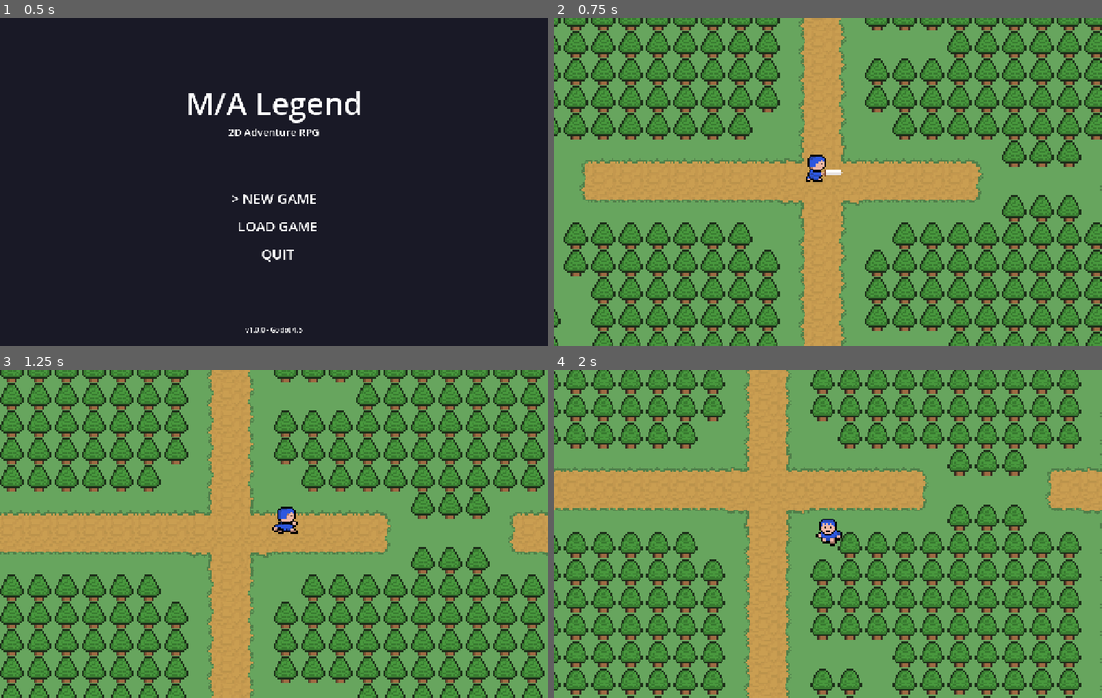
Above: before the commit, frames 1-4 (two rows, left to right).
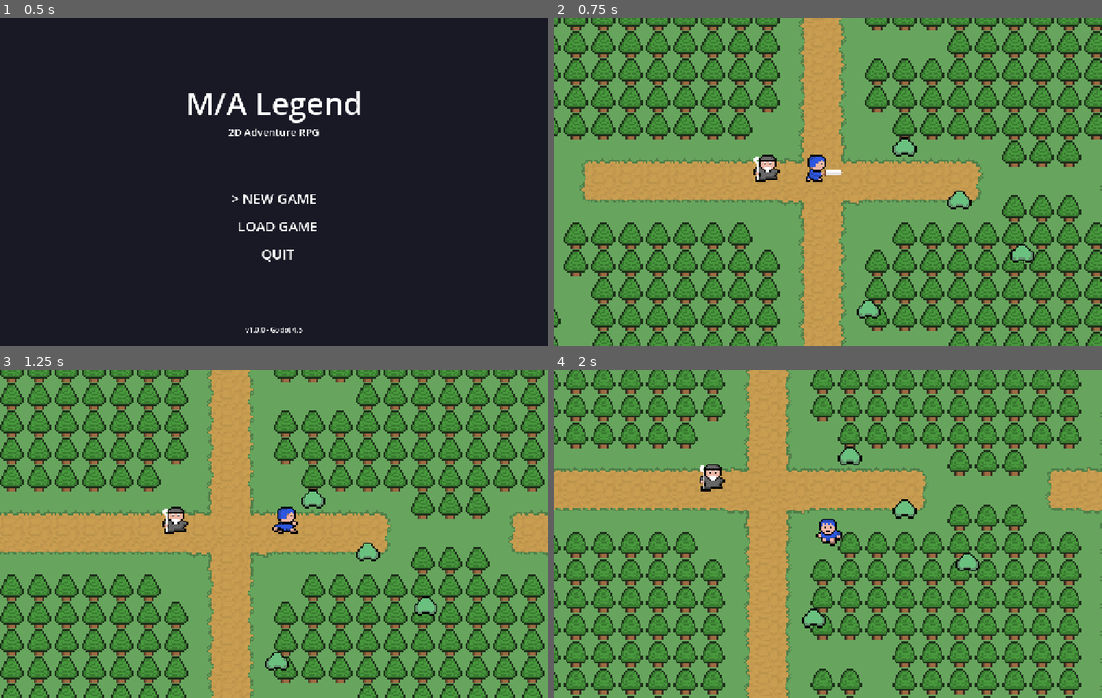
Above: after the commit, the same moments.

Repository: rickhw/java-2d-rpg-game
Game: Godot game, scene res://scenes/main.tscn
Same seed, same stepped clock (60 frames per second), same inputs: the game is played once before the commit and once after it. Sound files missing from this copy of the repository are replaced by a short silence.
Inputs:
- Up to frame 1 (0.5 s): no input
- Up to frame 2 (0.75 s): tap Enter (attack) at 0.5, 0.6 s; hold D (move_right) from 0.53 s (still down)
- Up to frame 3 (1.25 s): keep holding D (move_right)
- Up to frame 4 (2 s): release D (move_right) at 1.28 s; hold S (move_down) from 1.28 s (still down); tap Enter (attack) at 1.35 s

Frame 1 is identical in both runs. In frame 2, 1.0% of the frame differs, in the area x 36-88%, y 36-92%; in frame 3, 0.9%; in frame 4, 1.0%, in the area x 26-78%, y 23-79%.

Commit message:
Phase 4-6: 實體與戰鬥系統 [NEW] entity.gd 基礎屬性: life, maxLife, speed, attack, defense 基礎方法: take_damage(), knockback() Monster/NPC 使用相同結構 CharacterBody2D + AnimatedSprite2D 使用 NavigationAgent2D 取代手寫 A* 演算法

Diff:
--- /dev/null
+++ b/godot/scenes/entities/monsters/monster_greenslime.tscn
@@ -0,0 +1,30 @@
+[gd_scene load_steps=3 format=3 uid="uid://mon_greenslime"]
+
+[ext_resource type="Script" path="res://scripts/entities/monster_greenslime.gd" id="1_script"]
+
+[sub_resource type="RectangleShape2D" id="RectangleShape2D_1"]
+size = Vector2(40, 40)
+
+[node name="GreenSlime" type="CharacterBody2D"]
+collision_layer = 2
+collision_mask = 21
+script = ExtResource("1_script")
+entity_name = "Green Slime"
+max_life = 4
+attack_value = 1
+exp_reward = 2
+
+[node name="AnimatedSprite2D" type="AnimatedSprite2D" parent="."]
+scale = Vector2(4, 4)
+offset = Vector2(0, -8)
+
+[node name="CollisionShape2D" type="CollisionShape2D" parent="."]
+position = Vector2(0, 16)
+shape = SubResource("RectangleShape2D_1")
+
+[node name="HitBox" type="Area2D" parent="."]
+collision_layer = 2
+collision_mask = 1
+
+[node name="CollisionShape2D" type="CollisionShape2D" parent="HitBox"]
+shape = SubResource("RectangleShape2D_1")
--- /dev/null
+++ b/godot/scenes/entities/npcs/npc_oldman.tscn
@@ -0,0 +1,28 @@
+[gd_scene load_steps=3 format=3 uid="uid://npc_oldman"]
+
+[ext_resource type="Script" path="res://scripts/entities/npc_oldman.gd" id="1_script"]
+
+[sub_resource type="RectangleShape2D" id="RectangleShape2D_1"]
+size = Vector2(40, 40)
+
+[node name="NPCOldMan" type="CharacterBody2D"]
+collision_layer = 4
+collision_mask = 17
+script = ExtResource("1_script")
+entity_name = "Old Man"
+dialogue_lines = ["Hello, adventurer!", "Be careful in the dungeon.", "Good luck on your journey!"]
+
+[node name="AnimatedSprite2D" type="AnimatedSprite2D" parent="."]
+scale = Vector2(4, 4)
+offset = Vector2(0, -8)
+
+[node name="CollisionShape2D" type="CollisionShape2D" parent="."]
+position = Vector2(0, 16)
+shape = SubResource("RectangleShape2D_1")
+
+[node name="InteractionArea" type="Area2D" parent="."]
+collision_layer = 0
+collision_mask = 1
+
+[node name="CollisionShape2D" type="CollisionShape2D" parent="InteractionArea"]
+shape = SubResource("RectangleShape2D_1")
--- /dev/null
+++ b/godot/scripts/entities/entity.gd
@@ -0,0 +1,168 @@
+extends CharacterBody2D
+class_name Entity
+## Entity - 所有遊戲實體的基礎類別 (NPC, Monster, Object)
+
+# 實體類型
+enum EntityType { NPC, MONSTER, OBJECT, PROJECTILE }
+
+# 基礎屬性
+@export var entity_name: String = "Entity"
+@export var entity_type: EntityType = EntityType.NPC
+@export var max_life: int = 10
+@export var life: int = 10
+@export var speed: float = 64.0
+@export var attack_value: int = 1
+@export var defense_value: int = 0
+
+# 方向
+enum Direction { DOWN, UP, LEFT, RIGHT }
+var current_direction: Direction = Direction.DOWN
+
+# 狀態
+var is_alive: bool = true
+var is_invincible: bool = false
+var invincible_counter: float = 0.0
+const INVINCIBLE_DURATION: float = 1.0
+
+# 擊退
+var knockback_active: bool = false
+var knockback_direction: Vector2 = Vector2.ZERO
+var knockback_counter: float = 0.0
+const KNOCKBACK_DURATION: float = 0.2
+const KNOCKBACK_SPEED: float = 300.0
+
+# 動畫
+@onready var animated_sprite: AnimatedSprite2D = $AnimatedSprite2D if has_node("AnimatedSprite2D") else null
+
+# 訊號
+signal died
+signal took_damage(amount: int)
+
+
+func _ready() -> void:
+	life = max_life
+	_setup_entity()
+
+
+func _setup_entity() -> void:
+	"""子類別覆寫此方法進行初始化"""
+	pass
+
+
+func _physics_process(delta: float) -> void:
+	if not is_alive:
+		return
+
+	# 處理無敵時間
+	if is_invincible:
+		invincible_counter += delta
+		if invincible_counter >= INVINCIBLE_DURATION:
+			is_invincible = false
+			invincible_counter = 0.0
+			_set_sprite_visible(true)
+		else:
+			# 閃爍效果
+			_set_sprite_visible(int(invincible_counter * 10) % 2 == 0)
+
+	# 處理擊退
+	if knockback_active:
+		knockback_counter += delta
+		if knockback_counter >= KNOCKBACK_DURATION:
+			knockback_active = false
+			knockback_counter = 0.0
+			velocity = Vector2.ZERO
+		else:
+			velocity = knockback_direction * KNOCKBACK_SPEED
+			move_and_slide()
+			return
+
+	# 正常更新
+	_update_entity(delta)
+
+
+func _update_entity(_delta: float) -> void:
+	"""子類別覆寫此方法進行更新"""
+	pass
+
+
+func take_damage(amount: int, attacker: Node2D = null) -> void:
+	"""受到傷害"""
+	if is_invincible or not is_alive:
+		return
+
+	var actual_damage = max(1, amount - defense_value)
+	life -= actual_damage
+
+	took_damage.emit(actual_damage)
+	AudioManager.play_sfx("hit_monster")
+
+	# 擊退效果
+	if attacker:
+		apply_knockback(attacker.global_position)
+
+	# 無敵時間
+	is_invincible = true
+	invincible_counter = 0.0
+
+	# 檢查死亡
+	if life <= 0:
+		die()
+
+
+func apply_knockback(from_position: Vector2) -> void:
+	"""應用擊退效果"""
+	knockback_direction = (global_position - from_position).normalized()
+	knockback_active = true
+	knockback_counter = 0.0
+
+
+func die() -> void:
+	"""死亡處理"""
+	is_alive = false
+	died.emit()
+
+	# 播放死亡動畫 (如果有)
+	if animated_sprite and animated_sprite.sprite_frames.has_animation("die"):
+		animated_sprite.play("die")
+		await animated_sprite.animation_finished
+
+	queue_free()
+
+
+func heal(amount: int) -> void:
+	"""恢復生命"""
+	life = min(life + amount, max_life)
+
+
+func _set_sprite_visible(visible: bool) -> void:
+	"""設定精靈可見性"""
+	if animated_sprite:
+		animated_sprite.visible = visible
+
+
+func get_direction_name() -> String:
+	"""取得方向名稱"""
+	match current_direction:
+		Direction.DOWN: return "down"
+		Direction.UP: return "up"
+		Direction.LEFT: return "left"
+		Direction.RIGHT: return "right"
+	return "down"
+
+
+func face_direction(target_position: Vector2) -> void:
+	"""面向目標位置"""
+	var direction = target_position - global_position
+
+	if abs(direction.x) > abs(direction.y):
+		current_direction = Direction.RIGHT if direction.x > 0 else Direction.LEFT
+	else:
+		current_direction = Direction.DOWN if direction.y > 0 else Direction.UP
+
+
+func get_tile_position() -> Vector2i:
+	"""取得目前所在的 Tile 座標"""
+	return Vector2i(
+		int(global_position.x / GameManager.tile_size),
+		int(global_position.y / GameManager.tile_size)
+	)
--- /dev/null
+++ b/godot/scripts/entities/game_object.gd
@@ -0,0 +1,31 @@
+extends StaticBody2D
+class_name GameObject
+## GameObject - 靜態互動物件基礎類別 (Door, Chest 等)
+
+@export var object_name: String = "Object"
+@export var is_solid: bool = true
+@export var interact_sound: String = "door_open"
+
+var sprite: Sprite2D
+var interaction_area: Area2D
+
+
+func _ready() -> void:
+	add_to_group("objects")
+	_setup_object()
+
+
+func _setup_object() -> void:
+	"""子類別覆寫此方法"""
+	pass
+
+
+func interact(player: Node2D) -> void:
+	"""玩家互動"""
+	AudioManager.play_sfx(interact_sound)
+	_on_interact(player)
+
+
+func _on_interact(_player: Node2D) -> void:
+	"""子類別覆寫此方法處理互動邏輯"""
+	pass
--- /dev/null
+++ b/godot/scripts/entities/game_pickup.gd
@@ -0,0 +1,43 @@
+extends Area2D
+class_name GamePickup
+## GamePickup - 可撿取物件基礎類別 (Key, Potion, Heart, Coin 等)
+
+@export var item_name: String = "Item"
+@export var description: String = ""
+@export var stackable: bool = false
+@export var max_stack: int = 1
+@export var use_sound: String = "power_up"
+
+var sprite: Sprite2D
+
+
+func _ready() -> void:
+	add_to_group("pickups")
+	collision_layer = 8  # Objects layer
+	collision_mask = 1   # Player layer
+
+	body_entered.connect(_on_body_entered)
+	_setup_pickup()
+
+
+func _setup_pickup() -> void:
+	"""子類別覆寫此方法"""
+	pass
+
+
+func _on_body_entered(body: Node2D) -> void:
+	"""玩家接觸時觸發"""
+	if body.is_in_group("player"):
+		pick_up(body)
+
+
+func pick_up(player: Node2D) -> void:
+	"""被撿起"""
+	AudioManager.play_sfx(use_sound)
+	_on_picked_up(player)
+	queue_free()
+
+
+func _on_picked_up(_player: Node2D) -> void:
+	"""子類別覆寫此方法處理撿起邏輯"""
+	pass
--- /dev/null
+++ b/godot/scripts/entities/monster.gd
@@ -0,0 +1,136 @@
+extends Entity
+class_name Monster
+## Monster - 怪物基礎類別
+
+# 怪物特有屬性
+@export var exp_reward: int = 2
+@export var aggro_range: int = 5  # 追蹤範圍 (tiles)
+@export var attack_range: int = 1  # 攻擊範圍 (tiles)
+@export var can_shoot: bool = false
+
+# AI 狀態
+enum AIState { IDLE, PATROL, CHASE, ATTACK, RETREAT }
+var ai_state: AIState = AIState.IDLE
+
+# 計時器
+var action_timer: float = 0.0
+var action_interval: float = 2.0
+
+# 目標
+var target: Node2D = null
+
+
+func _setup_entity() -> void:
+	entity_type = EntityType.MONSTER
+	add_to_group("monsters")
+
+
+func _update_entity(delta: float) -> void:
+	# 尋找玩家
+	if not target:
+		target = get_tree().get_first_node_in_group("player")
+
+	# 更新 AI
+	action_timer += delta
+	if action_timer >= action_interval:
+		action_timer = 0.0
+		_update_ai()
+
+	# 執行當前行為
+	match ai_state:
+		AIState.IDLE:
+			_do_idle()
+		AIState.PATROL:
+			_do_patrol()
+		AIState.CHASE:
+			_do_chase()
+		AIState.ATTACK:
+			_do_attack()
+
+	move_and_slide()
+	_update_animation()
+
+
+func _update_ai() -> void:
+	"""更新 AI 決策"""
+	if not target or not is_instance_valid(target):
+		ai_state = AIState.PATROL
+		return
+
+	var distance = get_tile_distance_to(target)
+
+	if distance <= attack_range:
+		ai_state = AIState.ATTACK
+	elif distance <= aggro_range:
+		ai_state = AIState.CHASE
+	else:
+		ai_state = AIState.PATROL
+
+
+func _do_idle() -> void:
+	velocity = Vector2.ZERO
+
+
+func _do_patrol() -> void:
+	"""隨機巡邏"""
+	if randi() % 4 == 0:
+		var directions = [Vector2.UP, Vector2.DOWN, Vector2.LEFT, Vector2.RIGHT]
+		var dir = directions[randi() % 4]
+		velocity = dir * speed
+		_set_direction_from_velocity()
+	else:
+		velocity = Vector2.ZERO
+
+
+func _do_chase() -> void:
+	"""追蹤玩家"""
+	if not target:
+		return
+
+	var direction = (target.global_position - global_position).normalized()
+	velocity = direction * speed
+	_set_direction_from_velocity()
+
+
+func _do_attack() -> void:
+	"""攻擊玩家"""
+	velocity = Vector2.ZERO
+
+	if target and target.has_method("take_damage"):
+		face_direction(target.global_position)
+		# 傷害會在碰撞時由 Player 處理
+
+
+func _set_direction_from_velocity() -> void:
+	"""根據速度設定方向"""
+	if abs(velocity.x) > abs(velocity.y):
+		current_direction = Direction.RIGHT if velocity.x > 0 else Direction.LEFT
+	elif velocity.y != 0:
+		current_direction = Direction.DOWN if velocity.y > 0 else Direction.UP
+
+
+func _update_animation() -> void:
+	"""更新怪物動畫"""
+	if not animated_sprite:
+		return
+
+	var anim_name = "walk_" + get_direction_name()
+	if animated_sprite.sprite_frames.has_animation(anim_name):
+		if animated_sprite.animation != anim_name:
+			animated_sprite.play(anim_name)
+
+
+func get_tile_distance_to(other: Node2D) -> int:
+	"""計算到目標的 tile 距離"""
+	var my_tile = get_tile_position()
+	var other_tile = Vector2i(
+		int(other.global_position.x / GameManager.tile_size),
+		int(other.global_position.y / GameManager.tile_size)
+	)
+	return abs(my_tile.x - other_tile.x) + abs(my_tile.y - other_tile.y)
+
+
+func die() -> void:
+	"""怪物死亡 - 可能掉落物品"""
+	# TODO: 掉落物品
+	super.die()
--- /dev/null
+++ b/godot/scripts/entities/monster_greenslime.gd
@@ -0,0 +1,42 @@
+extends Monster
+class_name MonsterGreenSlime
+## Green Slime - 綠色史萊姆
+
+func _setup_entity() -> void:
+	super._setup_entity()
+	entity_name = "Green Slime"
+	max_life = 4
+	life = max_life
+	speed = 48.0
+	attack_value = 1
+	exp_reward = 2
+	aggro_range = 4
+	action_interval = 1.5
+	_setup_animations()
+
+
+func _setup_animations() -> void:
+	"""設定史萊姆動畫 (只有一個方向)"""
+	var sprite_frames = SpriteFrames.new()
+
+	# 史萊姆只有一個方向的動畫，所有方向都使用相同的
+	var paths = [
+		"res://resources/monsters/greenslime/walking/greenslime_down_1.png",
+		"res://resources/monsters/greenslime/walking/greenslime_down_2.png"
+	]
+
+	for dir in ["down", "up", "left", "right"]:
+		var anim_name = "walk_" + dir
+		sprite_frames.add_animation(anim_name)
+		sprite_frames.set_animation_speed(anim_name, 5.0)
+		sprite_frames.set_animation_loop(anim_name, true)
+		for path in paths:
+			var tex = load(path) as Texture2D
+			if tex:
+				sprite_frames.add_frame(anim_name, tex)
+
+	if sprite_frames.has_animation("default"):
+		sprite_frames.remove_animation("default")
+
+	animated_sprite.sprite_frames = sprite_frames
+	animated_sprite.play("walk_down")
--- /dev/null
+++ b/godot/scripts/entities/npc.gd
@@ -0,0 +1,97 @@
+extends Entity
+class_name NPC
+## NPC - 非玩家角色基礎類別
+
+# NPC 特有屬性
+@export var dialogue_lines: Array[String] = []
+@export var dialogue_set: int = 0
+
+# 移動行為
+@export var can_move: bool = true
+@export var move_interval: float = 2.0  # 每隔幾秒移動一次
+var move_timer: float = 0.0
+var is_moving: bool = false
+
+
+func _setup_entity() -> void:
+	entity_type = EntityType.NPC
+	add_to_group("npcs")
+
+
+func _update_entity(delta: float) -> void:
+	if not can_move:
+		return
+
+	# 隨機移動計時器
+	move_timer += delta
+	if move_timer >= move_interval:
+		move_timer = 0.0
+		_random_move()
+
+	# 執行移動
+	if is_moving:
+		move_and_slide()
+		_update_animation()
+
+		# 碰撞檢查
+		if get_slide_collision_count() > 0 or velocity == Vector2.ZERO:
+			is_moving = false
+			velocity = Vector2.ZERO
+
+
+func _random_move() -> void:
+	"""隨機選擇方向移動"""
+	var random_action = randi() % 5  # 0-3 移動, 4 停止
+
+	match random_action:
+		0:  # 上
+			current_direction = Direction.UP
+			velocity = Vector2(0, -speed)
+			is_moving = true
+		1:  # 下
+			current_direction = Direction.DOWN
+			velocity = Vector2(0, speed)
+			is_moving = true
+		2:  # 左
+			current_direction = Direction.LEFT
+			velocity = Vector2(-speed, 0)
+			is_moving = true
+		3:  # 右
+			current_direction = Direction.RIGHT
+			velocity = Vector2(speed, 0)
+			is_moving = true
+		_:  # 停止
+			is_moving = false
+			velocity = Vector2.ZERO
+
+
+func _update_animation() -> void:
+	"""更新 NPC 動畫"""
+	if not animated_sprite:
+		return
+
+	var anim_name = "walk_" + get_direction_name() if is_moving else "idle_" + get_direction_name()
+
+	if animated_sprite.sprite_frames.has_animation(anim_name):
+		if animated_sprite.animation != anim_name:
+			animated_sprite.play(anim_name)
+
+
+func speak() -> void:
+	"""開始對話"""
+	# 面向玩家
+	var player = get_tree().get_first_node_in_group("player")
+	if player:
+		face_direction(player.global_position)
+
+	# 停止移動
+	is_moving = false
+	velocity = Vector2.ZERO
+
+	# 觸發對話 (由 UI 系統處理)
+	GameManager.change_state(GameManager.GameState.DIALOGUE)
+
+
+func get_dialogue() -> Array[String]:
+	"""取得當前對話內容"""
+	return dialogue_lines
--- /dev/null
+++ b/godot/scripts/entities/npc_oldman.gd
@@ -0,0 +1,55 @@
+extends NPC
+class_name NPCOldMan
+## NPC Old Man - 老人 NPC
+
+func _setup_entity() -> void:
+	super._setup_entity()
+	entity_name = "Old Man"
+	speed = 32.0
+	can_move = true
+	_setup_animations()
+
+
+func _setup_animations() -> void:
+	"""設定老人動畫"""
+	var sprite_frames = SpriteFrames.new()
+
+	# Walk 動畫
+	_add_anim(sprite_frames, "walk_down", [
+		"res://resources/npcs/oldman_down_1.png",
+		"res://resources/npcs/oldman_down_2.png"
+	])
+	_add_anim(sprite_frames, "walk_up", [
+		"res://resources/npcs/oldman_up_1.png",
+		"res://resources/npcs/oldman_up_2.png"
+	])
+	_add_anim(sprite_frames, "walk_left", [
+		"res://resources/npcs/oldman_left_1.png",
+		"res://resources/npcs/oldman_left_2.png"
+	])
+	_add_anim(sprite_frames, "walk_right", [
+		"res://resources/npcs/oldman_right_1.png",
+		"res://resources/npcs/oldman_right_2.png"
+	])
+
+	# Idle 動畫 (使用第一幀)
+	_add_anim(sprite_frames, "idle_down", ["res://resources/npcs/oldman_down_1.png"])
+	_add_anim(sprite_frames, "idle_up", ["res://resources/npcs/oldman_up_1.png"])
+	_add_anim(sprite_frames, "idle_left", ["res://resources/npcs/oldman_left_1.png"])
+	_add_anim(sprite_frames, "idle_right", ["res://resources/npcs/oldman_right_1.png"])
+
+	if sprite_frames.has_animation("default"):
+		sprite_frames.remove_animation("default")
+
+	animated_sprite.sprite_frames = sprite_frames
+	animated_sprite.play("idle_down")
+
+
+func _add_anim(sf: SpriteFrames, anim_name: String, paths: Array) -> void:
+	sf.add_animation(anim_name)
+	sf.set_animation_speed(anim_name, 5.0)
+	sf.set_animation_loop(anim_name, true)
+	for path in paths:
+		var tex = load(path) as Texture2D
+		if tex:
+			sf.add_frame(anim_name, tex)
--- a/godot/scripts/world_map.gd
+++ b/godot/scripts/world_map.gd
@@ -3,10 +3,14 @@
 
 const MapLoader = preload("res://scripts/map_loader.gd")
 const PlayerScene = preload("res://scenes/player/player.tscn")
+const OldManScene = preload("res://scenes/entities/npcs/npc_oldman.tscn")
+const GreenSlimeScene = preload("res://scenes/entities/monsters/monster_greenslime.tscn")
 
 @onready var tilemap: TileMapLayer = $TileMapLayer
 @onready var entities_node: Node2D = $Entities
 @onready var player_container: Node2D = $Entities/Player
+@onready var npcs_container: Node2D = $Entities/NPCs
+@onready var monsters_container: Node2D = $Entities/Monsters
 
 var map_data: Array = []
 var tileset: TileSet
@@ -31,6 +35,12 @@
 	# 生成玩家
 	_spawn_player()
 
+	# 生成 NPC
+	_spawn_npcs()
+
+	# 生成怪物
+	_spawn_monsters()
+
 	# 通知 GameManager 地圖已載入
 	GameManager.change_map(GameManager.MapType.WORLD_MAP)
 
@@ -38,9 +48,9 @@
 func _spawn_player() -> void:
 	"""在起始位置生成玩家"""
 	player = PlayerScene.instantiate()
+	player.add_to_group("player")
 
 	# 設定起始位置 (根據原始 Java 版本: 23*TILE_SIZE, 21*TILE_SIZE)
-	# 對應 worldmap 的道路位置
 	var start_tile_x = 23
 	var start_tile_y = 21
 	player.position = Vector2(
@@ -64,3 +74,38 @@
 		print("[WorldMap] Camera limits set: %d x %d" % [camera.limit_right, camera.limit_bottom])
 
 	print("[WorldMap] Player spawned at tile (%d, %d)" % [start_tile_x, start_tile_y])
+
+
+func _spawn_npcs() -> void:
+	"""生成 NPC"""
+	# Old Man - 在玩家起始位置附近
+	var oldman = OldManScene.instantiate()
+	oldman.position = _tile_to_pos(21, 21)
+	npcs_container.add_child(oldman)
+	print("[WorldMap] NPC Old Man spawned")
+
+
+func _spawn_monsters() -> void:
+	"""生成怪物"""
+	# 在道路區域生成幾隻史萊姆
+	var slime_positions = [
+		Vector2i(26, 20),
+		Vector2i(28, 22),
+		Vector2i(30, 24),
+		Vector2i(25, 26),
+	]
+
+	for pos in slime_positions:
+		var slime = GreenSlimeScene.instantiate()
+		slime.position = _tile_to_pos(pos.x, pos.y)
+		monsters_container.add_child(slime)
+
+	print("[WorldMap] %d Green Slimes spawned" % slime_positions.size())
+
+
+func _tile_to_pos(tile_x: int, tile_y: int) -> Vector2:
+	"""將 Tile 座標轉換為世界座標"""
+	return Vector2(
+		tile_x * GameManager.tile_size + GameManager.tile_size / 2,
+		tile_y * GameManager.tile_size + GameManager.tile_size / 2
+	)
Not shown, added: godot/scripts/entities/entity.gd.uid
Not shown, added: godot/scripts/entities/game_object.gd.uid
Not shown, added: godot/scripts/entities/game_pickup.gd.uid
Not shown, added: godot/scripts/entities/monster.gd.uid
Not shown, added: godot/scripts/entities/monster_greenslime.gd.uid
Not shown, added: godot/scripts/entities/npc.gd.uid
Not shown, added: godot/scripts/entities/npc_oldman.gd.uid
Not shown, changed: godot/task.md
Not shown, changed: src/main/java/gtcafe/rpg/AssetSetter.java
Not shown, changed: src/main/java/gtcafe/rpg/entity/Player.java
